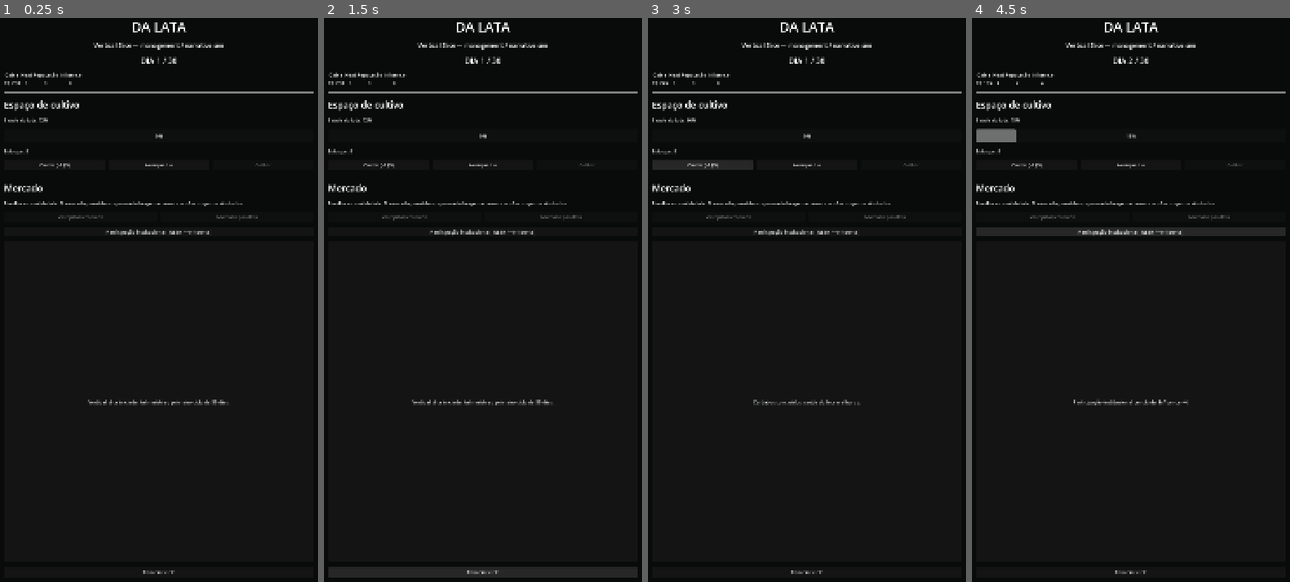
Above: before the commit, frames 1-4 (left to right).
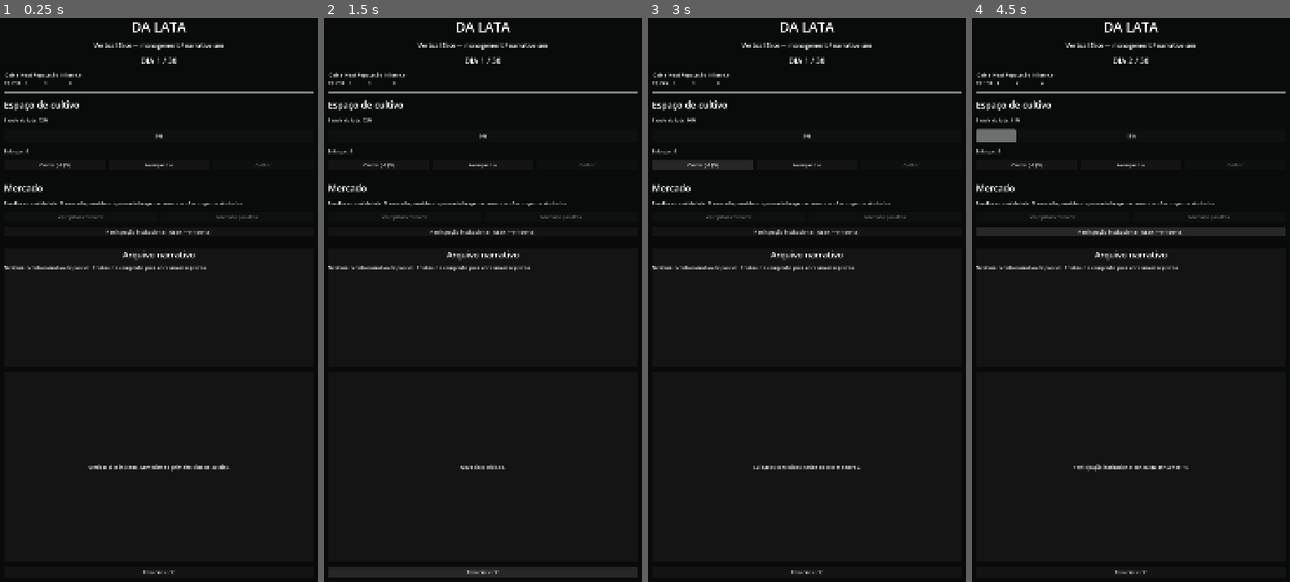
Above: after the commit, the same moments.

Repository: az1nn/growing-rio
Game: Godot game, scene res://scenes/main/main.tscn
Same seed, same stepped clock (60 frames per second), same inputs: the game is played once before the commit and once after it.
Inputs:
- Up to frame 1 (0.25 s): no input
- Up to frame 2 (1.5 s): click "Reiniciar ciclo" at 0.5 s; click "Reiniciar ciclo" at 1.25 s
- Up to frame 3 (3 s): click "Reiniciar ciclo" at 2 s; click "Cuidar (-R$5)" at 2.75 s
- Up to frame 4 (4.5 s): click "Avançar dia" at 3.5 s; click "Participação institucional (-…" at 4.25 s

The runs differ from the first frame. In frame 1, 0.9% of the frame differs, in the area x 1-73%, y 41-81%; in frame 2, 0.8%; in frame 3, 0.8%; in frame 4, 0.9%.
Error before the commit: Cannot call method 'get_children' on a null value. (res://scenes/main/main.gd:81)

Commit message:
feat(ui): add narrative event panel

Diff:
--- a/scenes/main/main.tscn
+++ b/scenes/main/main.tscn
@@ -155,6 +155,43 @@
 layout_mode = 2
 text = "Participação institucional (-R$80 / +Influence)"
 
+[node name="SeparatorNarrative" type="HSeparator" parent="Margin/VBox"]
+layout_mode = 2
+
+[node name="NarrativePanel" type="PanelContainer" parent="Margin/VBox"]
+unique_name_in_owner = true
+custom_minimum_size = Vector2(0, 390)
+layout_mode = 2
+
+[node name="NarrativeVBox" type="VBoxContainer" parent="Margin/VBox/NarrativePanel"]
+layout_mode = 2
+theme_override_constants/separation = 12
+
+[node name="NarrativeTitle" type="Label" parent="Margin/VBox/NarrativePanel/NarrativeVBox"]
+unique_name_in_owner = true
+layout_mode = 2
+theme_override_font_sizes/font_size = 28
+text = "Arquivo narrativo"
+horizontal_alignment = 1
+
+[node name="NarrativeBody" type="Label" parent="Margin/VBox/NarrativePanel/NarrativeVBox"]
+unique_name_in_owner = true
+layout_mode = 2
+text = "Nenhum evento narrativo disponível."
+autowrap_mode = 2
+
+[node name="NarrativeChoices" type="VBoxContainer" parent="Margin/VBox/NarrativePanel/NarrativeVBox"]
+unique_name_in_owner = true
+layout_mode = 2
+theme_override_constants/separation = 8
+
+[node name="NarrativeResult" type="Label" parent="Margin/VBox/NarrativePanel/NarrativeVBox"]
+unique_name_in_owner = true
+layout_mode = 2
+text = ""
+autowrap_mode = 2
+horizontal_alignment = 1
+
 [node name="LogPanel" type="PanelContainer" parent="Margin/VBox"]
 custom_minimum_size = Vector2(0, 150)
 layout_mode = 2
